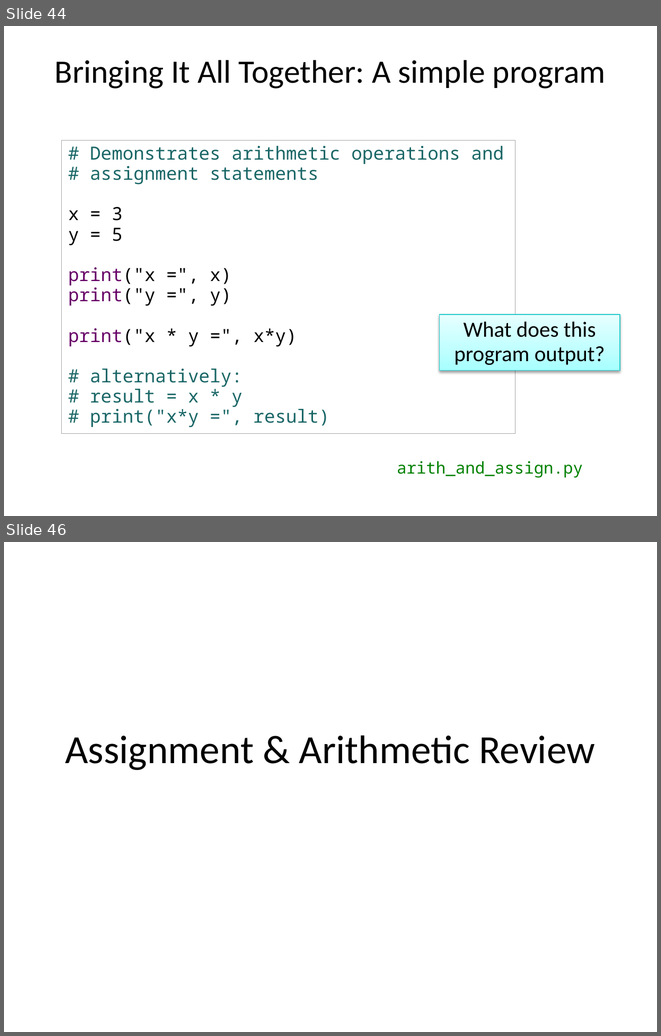
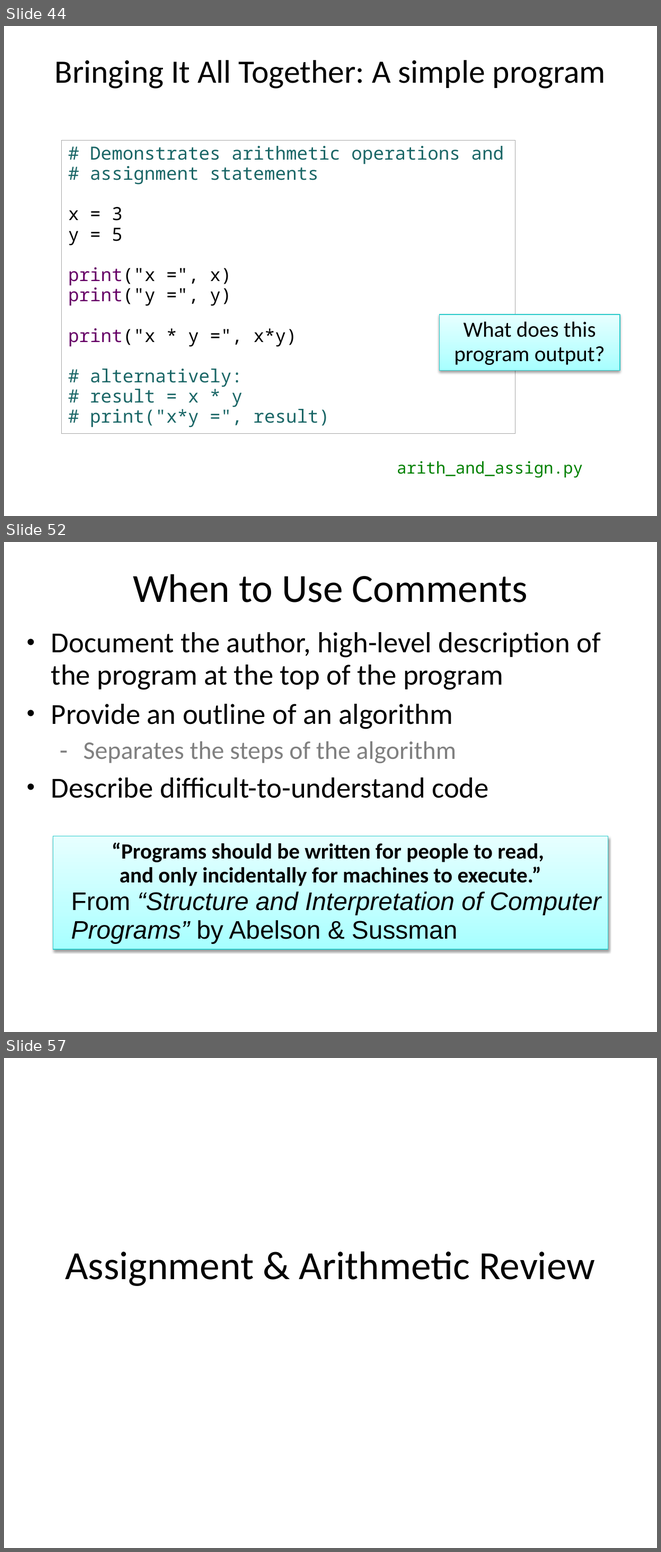
Before and after one commit to emhill/117-S15, a slide deck: src/morea/materials/04-python-intro.pptx. Shown one above the other, each under a label of ours: slides 44 and 46 before the commit, slides 44, 52 and 57 after it; the slides between them are not shown. The pictures are 661x1036 and 661x1552 pixels, drawn with LibreOffice and Linux fonts; fonts in the diff are those of the drawing. Boxes give left, top, right and bottom in pixels: in the first picture for what was removed or moved away, otherwise in the second. Text is boxed around its words. In the diff, an @@ line names an element or a change of style, - is before the commit and + after.

```diff
--- a/src/morea/materials/04-python-intro.pptx
+++ b/src/morea/materials/04-python-intro.pptx
@@ slide 52 added at (4,542,657,1032), background #FFFFFF @@
@@ title added at (133,574,528,602), 44 pt, text #020202 @@
+When to Use Comments
@@ text added at (51,632,601,798), 32 pt, text #020202 @@
+• Document the author, high-level description of the program at the top of the program
+• Provide an outline of an algorithm
+  ‑ Separates the steps of the algorithm
+• Describe difficult-to-understand code
@@ rectangle added at (53,836,608,949), fill gradient #A7FFFF to #C1FFFF to #E7FFFF, outline #2ECBCB 0.75 pt, 24 pt, text #020202, bold @@
+“Programs should be written for people to read,
+and only incidentally for machines to execute.”
+From “Structure and Interpretation of Computer Programs” by Abelson & Sussman
@@ what was slide 46 is now slide 57 @@
```
Also in this commit, not shown: 1 slide changed, 10 other slides added, 2 other files.
